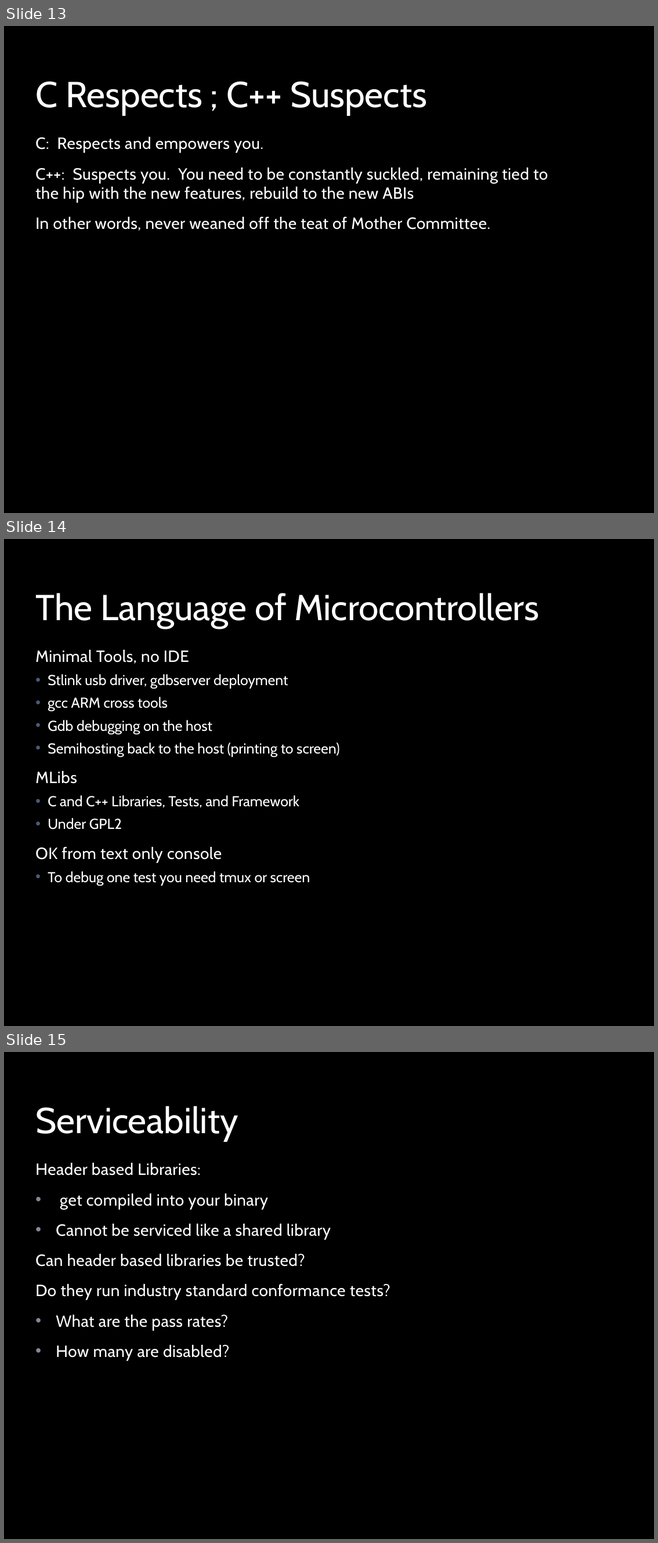
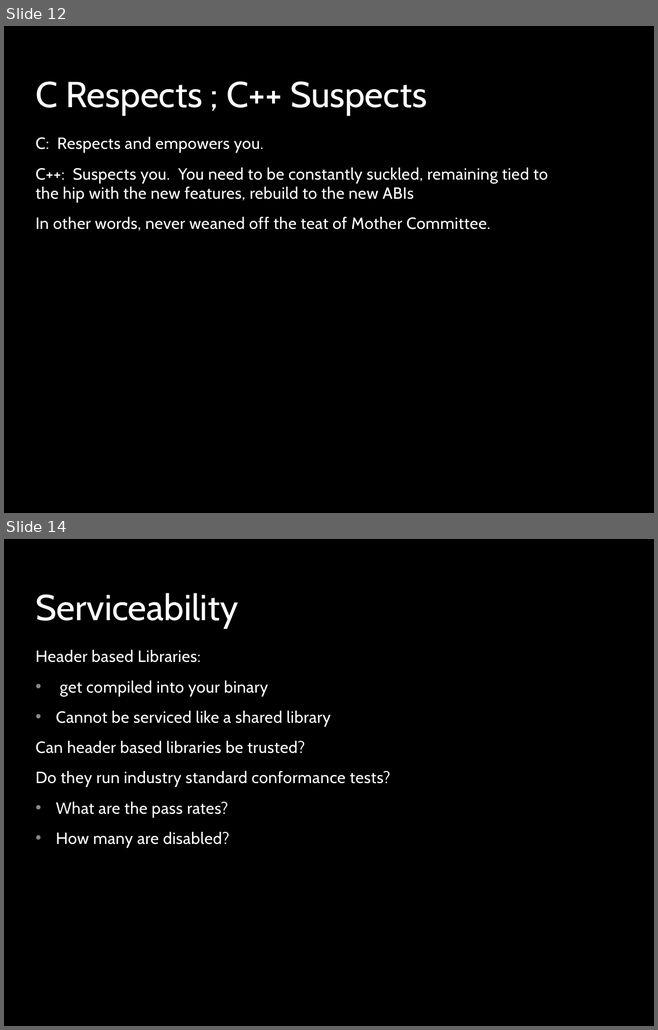
Before and after one commit to stevemac321/whyc, a slide deck: whyc.pptx. Shown one above the other, each under a label of ours: slides 13, 14 and 15 before the commit, slides 12 and 14 after it; the slides between them are not shown. The pictures are 658x1543 and 658x1030 pixels, drawn with LibreOffice and Linux fonts; fonts in the diff are those of the drawing; background and template pictures are left out. Boxes give left, top, right and bottom in pixels: in the first picture for what was removed or moved away, otherwise in the second. Text is boxed around its words. In the diff, an @@ line names an element or a change of style, - is before the commit and + after.

```diff
--- a/whyc.pptx
+++ b/whyc.pptx
@@ slide 14 removed at [4,539,654,1026], background picture (left out); not listed: 1 template element that a slide beside it also shows @@
@@ title removed at [35,593,539,629] @@
-The Language of Microcontrollers
@@ text removed at [35,650,339,885] @@
-Minimal Tools, no IDE
-  • Stlink usb driver, gdbserver deployment
-  • gcc ARM cross tools
-  • Gdb debugging on the host
-  • Semihosting back to the host (printing to screen)
-MLibs
-  • C and C++ Libraries, Tests, and Framework
-  • Under GPL2
-OK from text only console
-  • To debug one test you need tmux or screen
@@ what was slide 13 is now slide 12 @@
@@ what was slide 15 is now slide 14 @@
```
Also in this commit, not shown: 1 slide added, 1 other slide removed.
